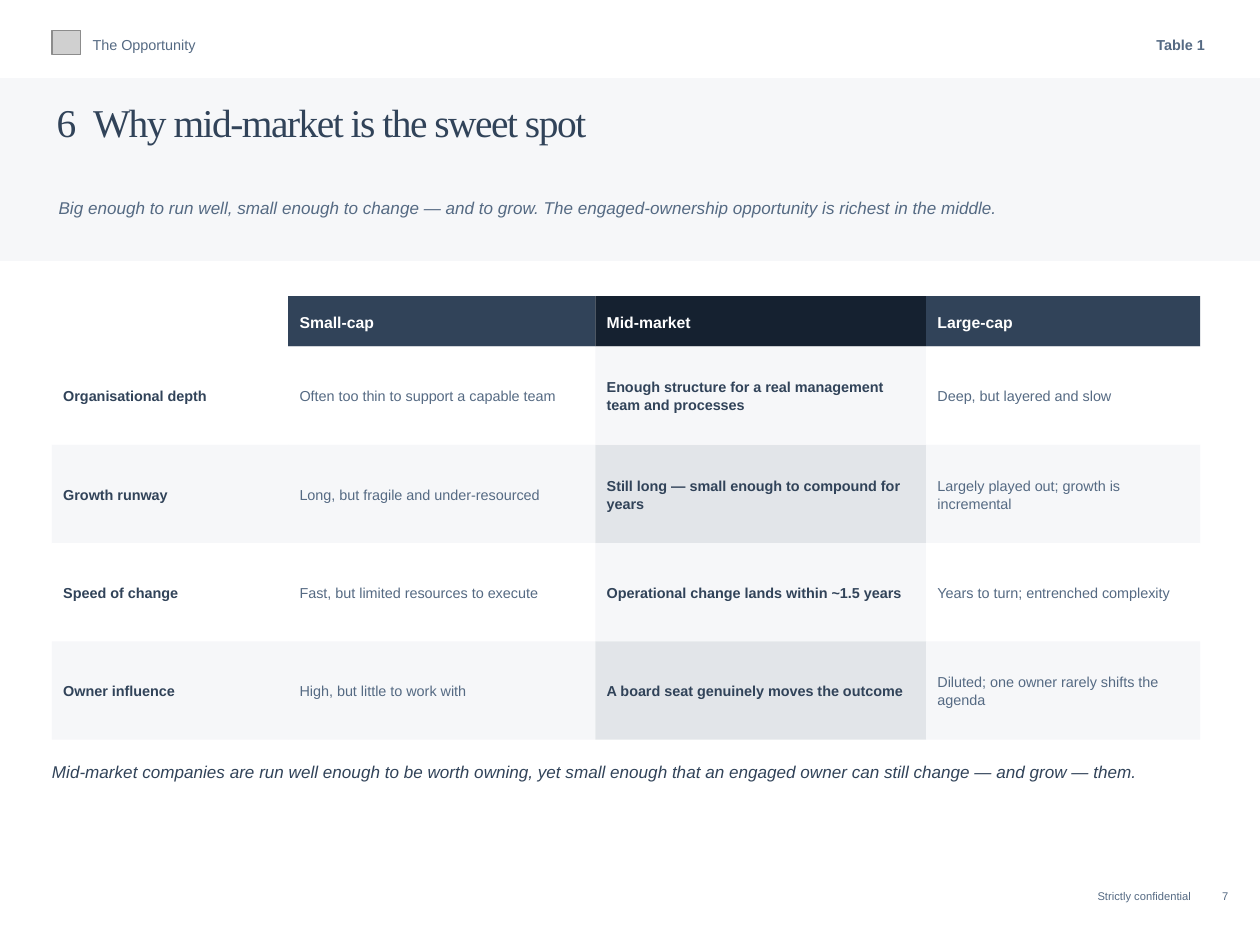
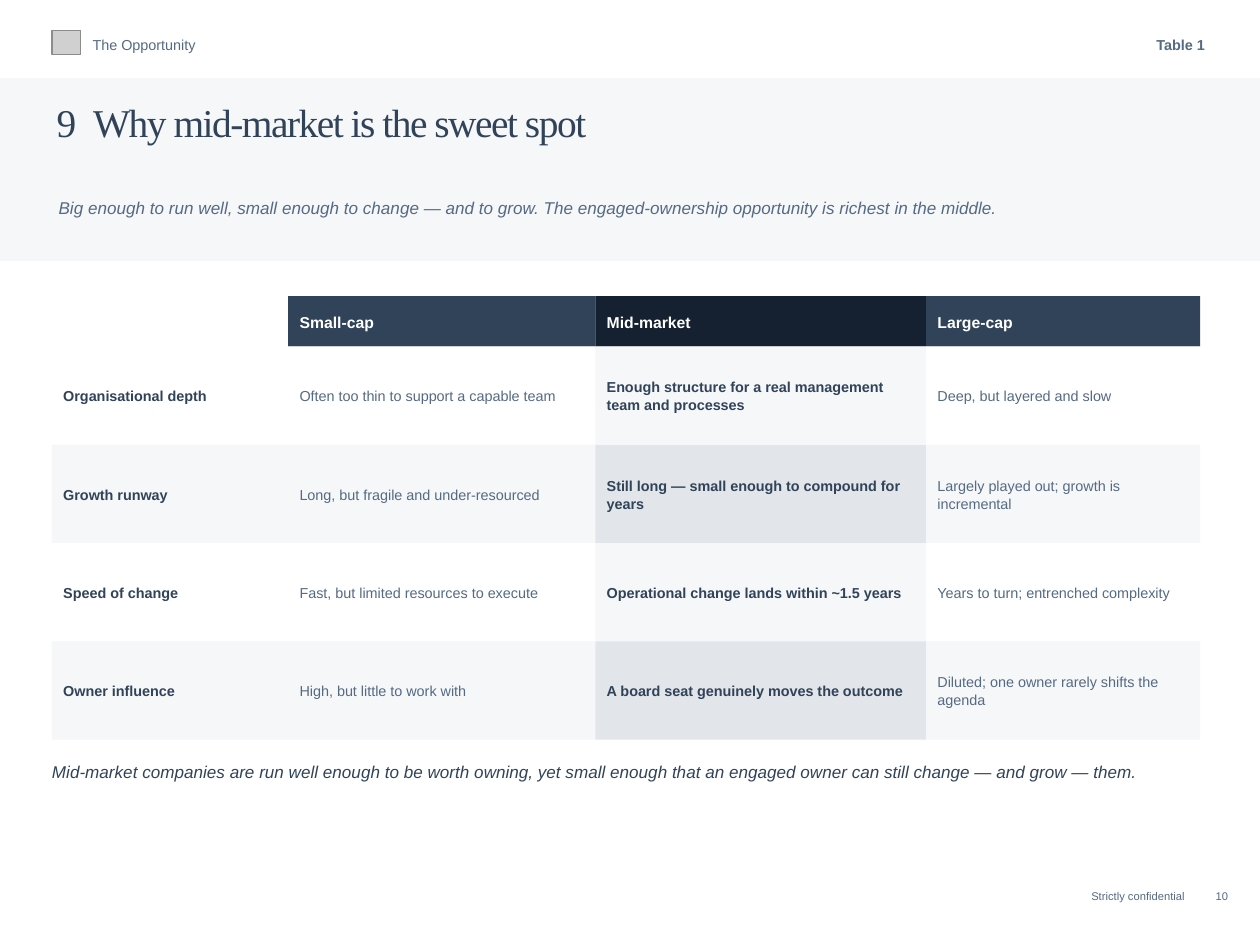
Before and after one commit to charette-lab/Claude, a slide deck: slide 12 of Athanase_Engaged_Ownership_Allocator_Deck.pptx (slide 9 before the commit). Drawn at 1260x945 pixels with LibreOffice and Linux fonts; fonts in the diff are those of the drawing; grey boxes stand for pictures. Boxes give left, top, right and bottom in pixels: in the first picture for what was removed or moved away, otherwise in the second. Text is boxed around its words. In the diff, an @@ line names an element or a change of style, - is before the commit and + after.

```diff
--- a/Athanase_Engaged_Ownership_Allocator_Deck.pptx
+++ b/Athanase_Engaged_Ownership_Allocator_Deck.pptx
@@ text at box(57, 109, 586, 145): text changed @@
-6 Why mid-market is the sweet spot
+9 Why mid-market is the sweet spot
@@ text at box(1091, 892, 1228, 903): text changed @@
-Strictly confidential 7
+Strictly confidential 10
```
Also in this commit, not shown: 58 other slides changed, 3 slides added, 1 other file.
